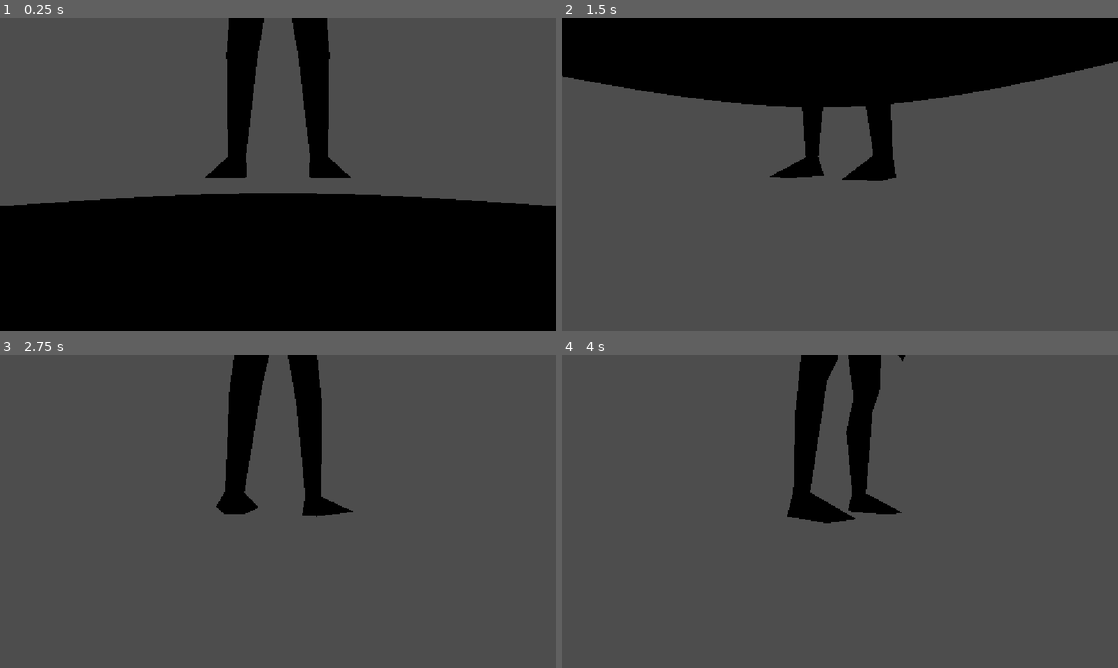
Above: before the commit, frames 1-4 (two rows, left to right).
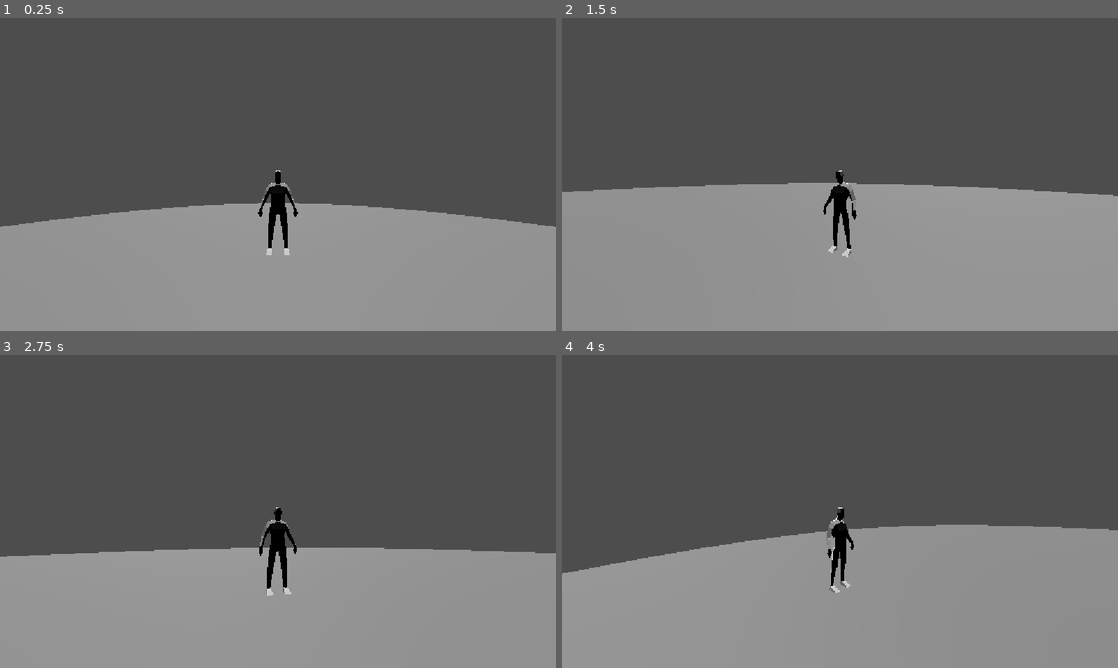
Above: after the commit, the same moments.

Repository: XMNNguyen/Soulslike_Roguelike
Game: Godot game, scene res://Scenes/main.tscn
The game is run twice, just before and just after one commit, with the same random seed, the same clock (stepped at 60 frames per second) and the same inputs.
Inputs (mouse positions are in pixels of both pictures, inside the frame that each line leads up to):
- Up to frame 1 (0.25 s): no input
- Up to frame 2 (1.5 s): tap Enter (ui_accept) at 0.5, 0.77 s; move the mouse to (867, 174) at 0.52 s; hold Up (ui_up) from 0.53 s (still down); move the mouse to (812, 174) at 1.27 s
- Up to frame 3 (2.75 s): keep holding Up (ui_up); tap Enter (ui_accept) at 1.52 s; move the mouse to (289, 505) at 2.02 s
- Up to frame 4 (4 s): keep holding Up (ui_up); tap Enter (ui_accept) at 2.75, 3.02, 3.77 s; move the mouse to (834, 517) at 2.77 s; move the mouse to (878, 514) at 3.52 s

The runs differ from the first frame. In frame 1, 47% of the frame differs, in the area x 0-100%, y 0-100%; in frame 2, 72%; in frame 3, 43%; in frame 4, 46%.

Commit message:
fixed camera positioning

Diff:
--- a/soulslike-roguelike/Scenes/Entities/Camera/user_camera.tscn
+++ b/soulslike-roguelike/Scenes/Entities/Camera/user_camera.tscn
@@ -8,5 +8,6 @@
 [node name="Pivot" type="Node3D" parent="." unique_id=1261018848]
 
 [node name="SpringArm3D" type="SpringArm3D" parent="Pivot" unique_id=768461349]
+spring_length = 5.0
 
 [node name="Camera3D" type="Camera3D" parent="Pivot/SpringArm3D" unique_id=1985725044]
--- a/soulslike-roguelike/Scenes/Entities/Player/player.tscn
+++ b/soulslike-roguelike/Scenes/Entities/Player/player.tscn
@@ -14,3 +14,6 @@
 [node name="CollisionShape3D" type="CollisionShape3D" parent="." unique_id=2126521635]
 transform = Transform3D(1, 0, 0, 0, 1, 0, 0, 0, 1, 0, 0.77083594, 0)
 shape = SubResource("BoxShape3D_eed4v")
+
+[node name="HeadPos" type="Marker3D" parent="." unique_id=979801631]
+transform = Transform3D(1, 0, 0, 0, 1, 0, 0, 0, 1, 0, 1.9158074, 0.06344712)
--- a/soulslike-roguelike/Scenes/Levels/Debug_Level/debug_level.tscn
+++ b/soulslike-roguelike/Scenes/Levels/Debug_Level/debug_level.tscn
@@ -21,9 +21,14 @@
 transform = Transform3D(1, 0, 0, 0, 1, 0, 0, 0, 1, 0, -0.325781, 0)
 mesh = SubResource("CylinderMesh_eed4v")
 
-[node name="CollisionShape3D" type="CollisionShape3D" parent="." unique_id=1877787752]
+[node name="PlayerSpawn" type="Marker3D" parent="." unique_id=540243922]
+transform = Transform3D(1, 0, 0, 0, 1, 0, 0, 0, 1, 0, 2.9800959, 0)
+
+[node name="DirectionalLight3D" type="DirectionalLight3D" parent="." unique_id=1498262541]
+transform = Transform3D(1, 0, 0, 0, -0.4379125, 0.89901763, 0, -0.89901763, -0.4379125, 0, 3.442146, 0)
+
+[node name="StaticBody3D" type="StaticBody3D" parent="." unique_id=664876883]
+
+[node name="CollisionShape3D" type="CollisionShape3D" parent="StaticBody3D" unique_id=1877787752]
 transform = Transform3D(1, 0, 0, 0, 1, 0, 0, 0, 1, 0, -0.5001221, 0)
 shape = SubResource("CylinderShape3D_eed4v")
-
-[node name="PlayerSpawn" type="Marker3D" parent="." unique_id=540243922]
-transform = Transform3D(1, 0, 0, 0, 1, 0, 0, 0, 1, 0, 2.9800959, 0)
--- a/soulslike-roguelike/Scripts/Entities/Player/player.gd
+++ b/soulslike-roguelike/Scripts/Entities/Player/player.gd
@@ -5,6 +5,7 @@
 const SPEED = 5.0
 const JUMP_VELOCITY = 4.5
 
+@onready var head_pos : Marker3D = $HeadPos
 
 func _physics_process(delta: float) -> void:
 	# Add the gravity.
--- a/soulslike-roguelike/Scripts/main.gd
+++ b/soulslike-roguelike/Scripts/main.gd
@@ -113,4 +113,4 @@
 		push_error("CAMERA DOES NOT EXIST")
 		return
 
-	current_level.assign_camera(player)
+	current_level.assign_camera(player.head_pos)
